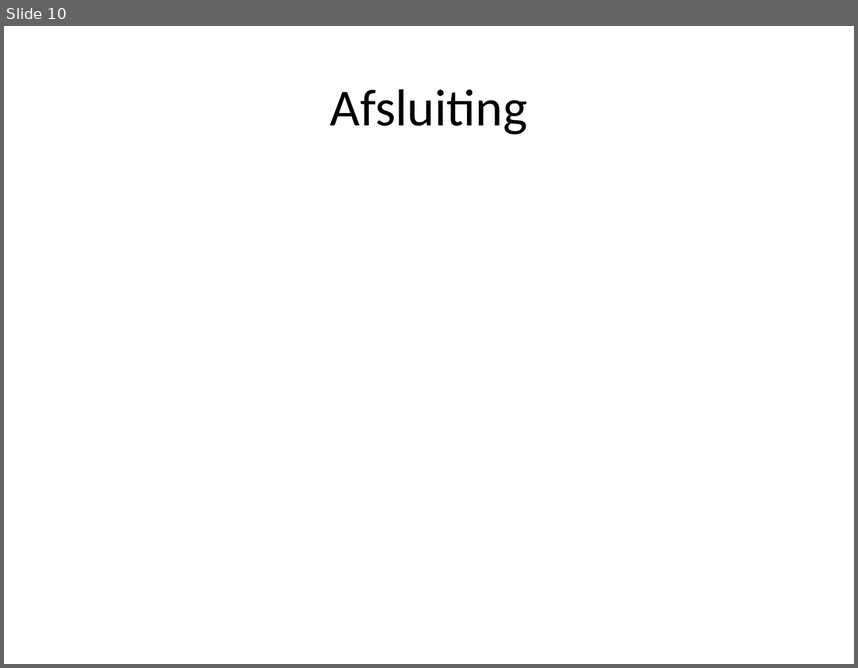
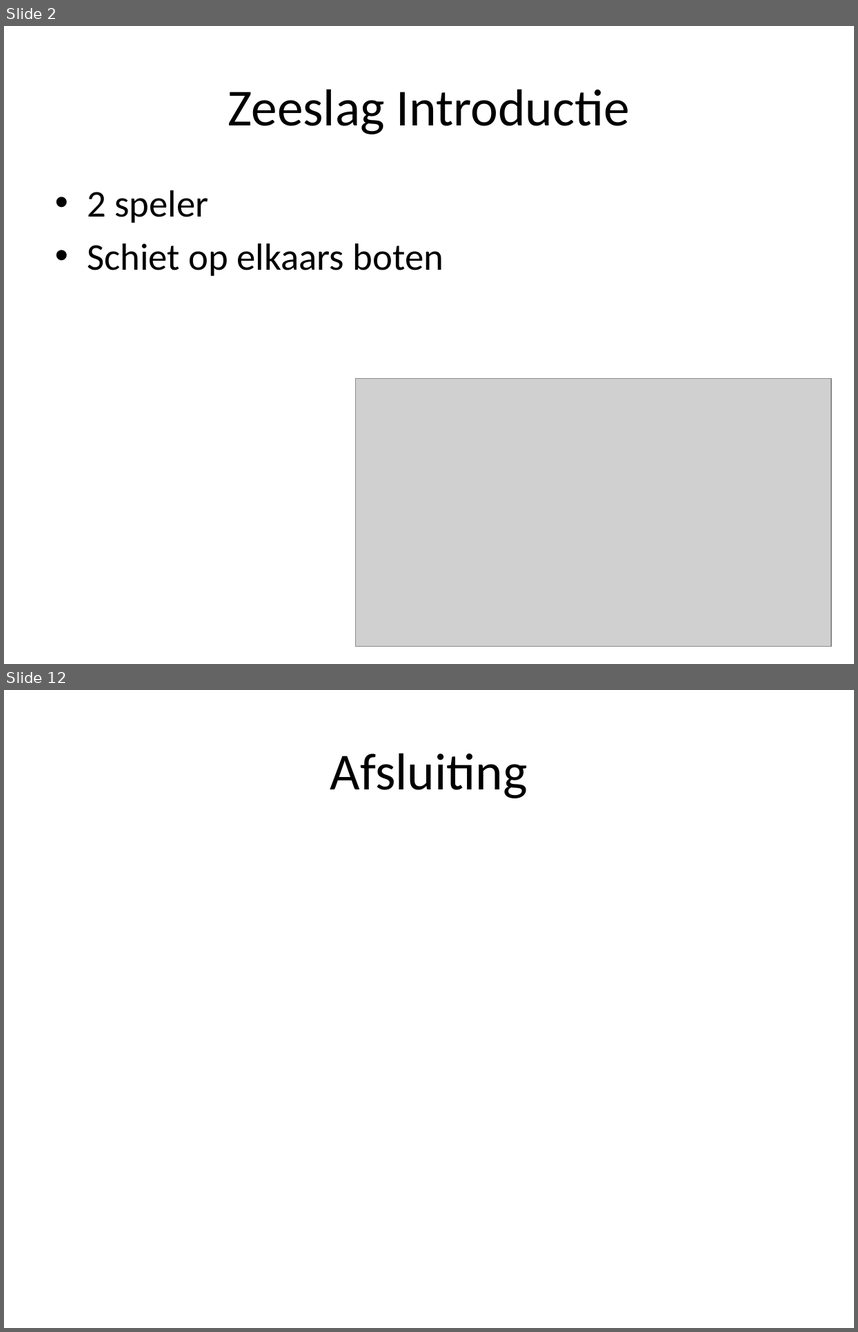
Before and after one commit to kevinrijs/ZeeSlagOnline, a slide deck: ZeeslagPresentatie.pptx. Shown one above the other, each under a label of ours: slide 10 before the commit, slides 2 and 12 after it; the slides between them are not shown. The pictures are 858x668 and 858x1332 pixels, drawn with LibreOffice and Linux fonts; fonts in the diff are those of the drawing; grey boxes stand for pictures. Boxes give left, top, right and bottom in pixels: in the first picture for what was removed or moved away, otherwise in the second. Text is boxed around its words. In the diff, an @@ line names an element or a change of style, - is before the commit and + after.

Commit message:
representing zeeslag

```diff
--- a/ZeeslagPresentatie.pptx
+++ b/ZeeslagPresentatie.pptx
@@ slide 2 added at <box>4,26,854,664</box>, background #FFFFFF @@
@@ title added at <box>228,89,630,134</box>, 44 pt, text #000000 @@
+Zeeslag Introductie
@@ text added at <box>87,190,444,276</box>, 32 pt, text #000000 @@
+• 2 speler
+• Schiet op elkaars boten
@@ picture added at <box>355,378,831,646</box> @@
@@ what was slide 10 is now slide 12 @@
```
Also in this commit, not shown: 4 slides changed, 6 other slides added, 5 slides removed.
